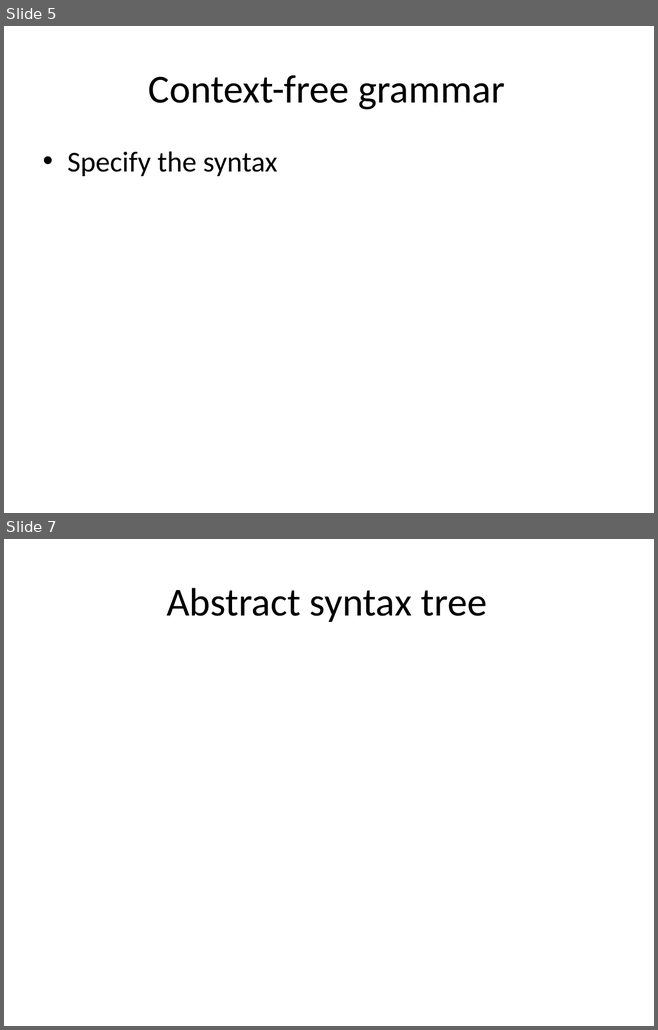
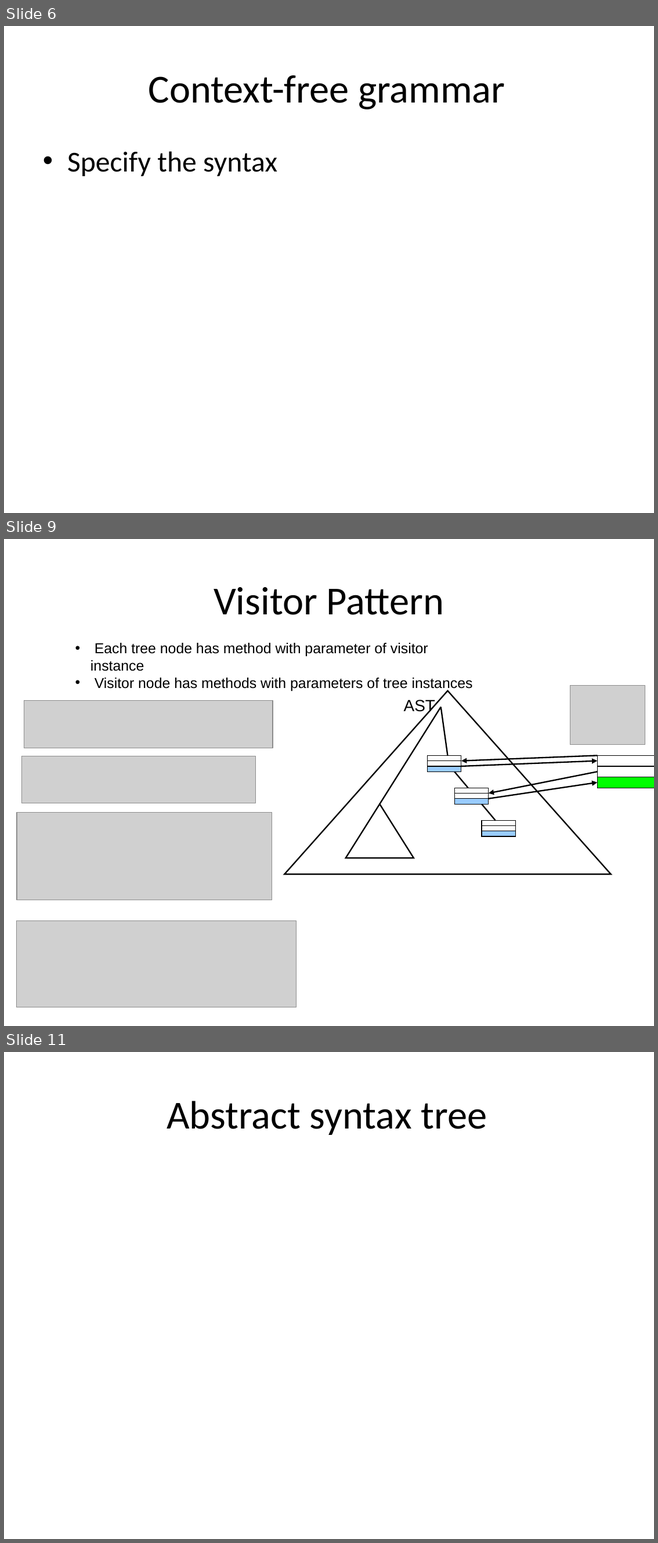
Before and after one commit to isurup/kalle-martin-group, a slide deck: SSE2/slides/1 Analysis.ppt. Shown one above the other, each under a label of ours: slides 5 and 7 before the commit, slides 6, 9 and 11 after it; the slides between them are not shown. The pictures are 658x1030 and 658x1543 pixels, drawn with LibreOffice and Linux fonts; fonts in the diff are those of the drawing; grey boxes stand for pictures. Boxes give left, top, right and bottom in pixels: in the first picture for what was removed or moved away, otherwise in the second. Text is boxed around its words. In the diff, an @@ line names an element or a change of style, - is before the commit and + after.

```diff
--- a/SSE2/slides/1 Analysis.ppt
+++ b/SSE2/slides/1 Analysis.ppt
@@ slide 9 added at [4,539,654,1026], background #FFFFFF @@
@@ title added at [213,587,444,615], 44 pt, text #000000 @@
+Visitor Pattern
@@ text added at [90,643,473,692], 16 pt, text #000000 @@
+• Each tree node has method with parameter of visitor instance
+• Visitor node has methods with parameters of tree instances
@@ picture added at [24,701,273,748] @@
@@ group added at [285,685,654,874]: 12 rectangles, 4 lines, 4 arrows, 2 flow chart extracts, 1 picture, 1 text @@
+AST
@@ picture added at [21,756,255,803] @@
@@ picture added at [17,813,273,900] @@
@@ picture added at [17,921,296,1008] @@
@@ what was slide 5 is now slide 6 @@
@@ what was slide 7 is now slide 11 @@
```
Also in this commit, not shown: 14 other slides added.
